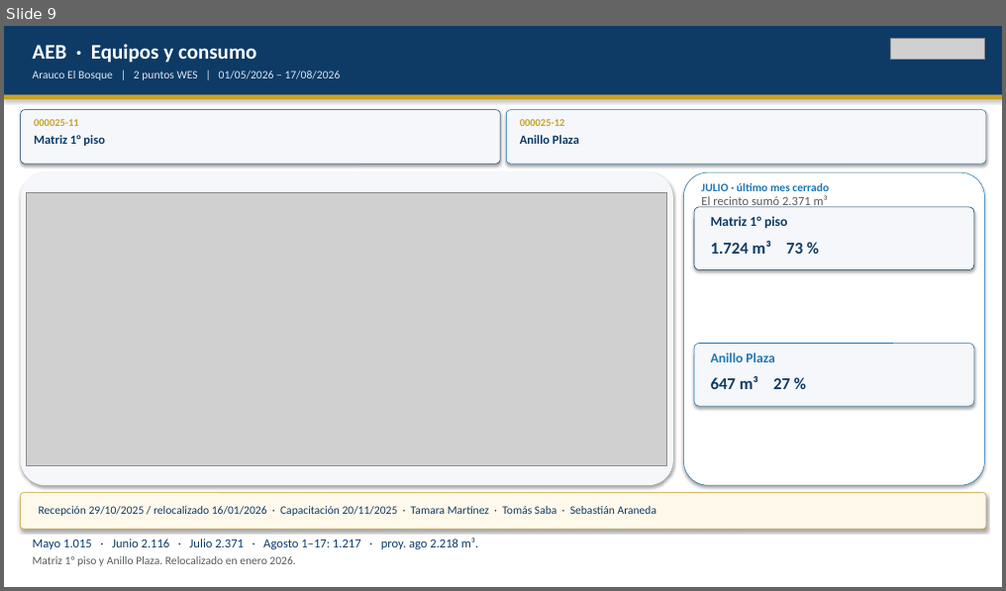
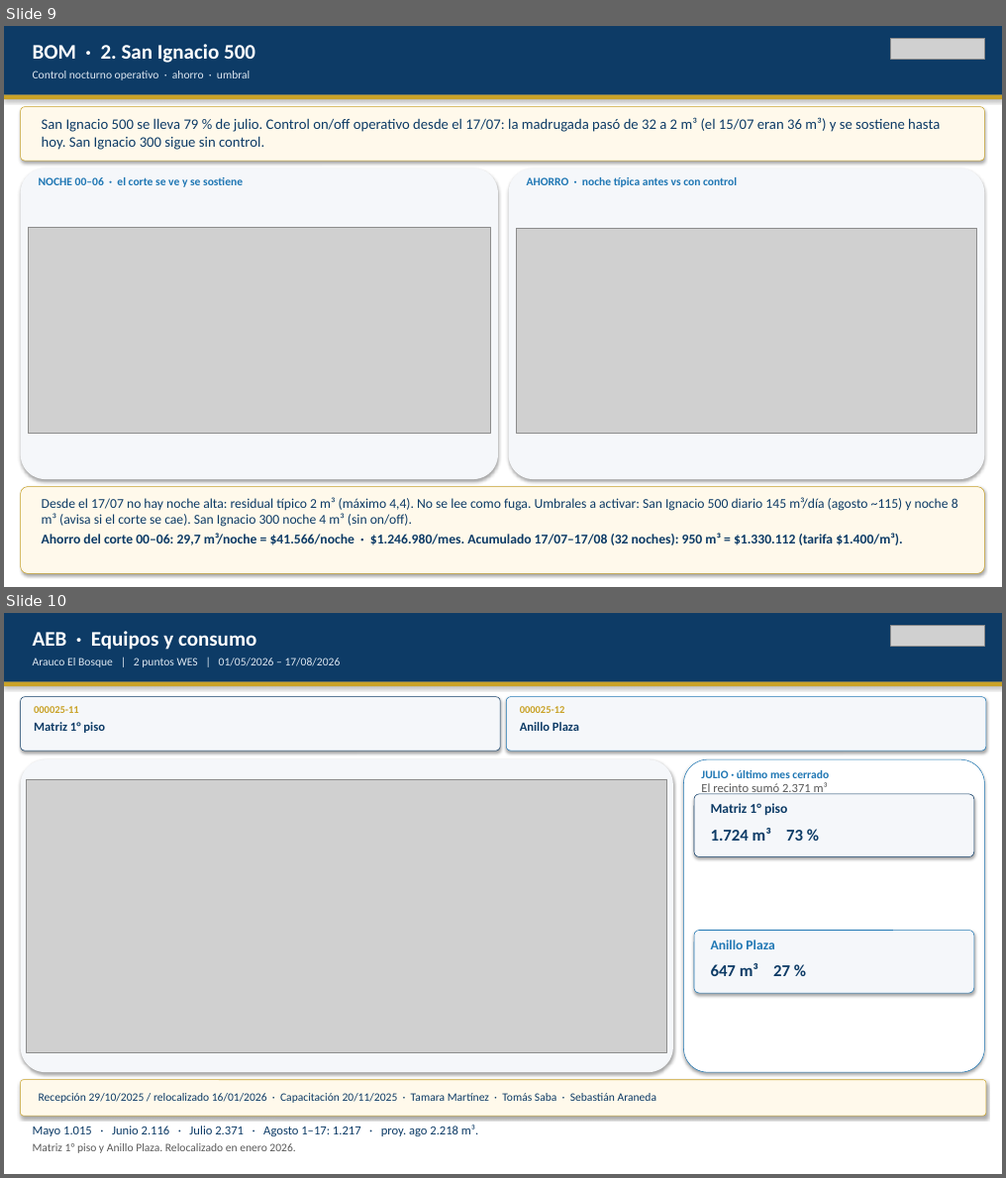
Before and after one commit to anibaloperacionesWes/wes-scripts, a slide deck: reports/Parque_Arauco/TMP_7MALLS/entrega_diego_anibal/Recorrido_ejecutivo_PA_MAE_20260817.pptx. Shown one above the other, each under a label of ours: slide 9 before the commit, slides 9 and 10 after it. The pictures are 1006x591 and 1006x1178 pixels, drawn with LibreOffice and Linux fonts; fonts in the diff are those of the drawing; grey boxes stand for pictures. Boxes give left, top, right and bottom in pixels: in the first picture for what was removed or moved away, otherwise in the second. Text is boxed around its words. In the diff, an @@ line names an element or a change of style, - is before the commit and + after.

```diff
--- a/reports/Parque_Arauco/TMP_7MALLS/entrega_diego_anibal/Recorrido_ejecutivo_PA_MAE_20260817.pptx
+++ b/reports/Parque_Arauco/TMP_7MALLS/entrega_diego_anibal/Recorrido_ejecutivo_PA_MAE_20260817.pptx
@@ slide 9 added at <box>4,26,1002,587</box>, background #FFFFFF @@
@@ rectangle added at <box>4,26,1002,95</box>, fill #0D3B66 @@
@@ text added at <box>33,44,255,63</box>, 20 pt, text #FFFFFF, bold @@
+BOM · 2. San Ignacio 500
@@ picture added at <box>891,38,985,59</box> @@
@@ text added at <box>33,71,250,80</box>, 11 pt, text #DCE6F0 @@
+Control nocturno operativo · ahorro · umbral
@@ rectangle added at <box>4,95,1002,99</box>, fill #C9A227 @@
@@ rounded rectangle added at <box>21,107,985,161</box>, fill #FFF9EB, outline #C9A227 0.5 pt @@
@@ text added at <box>42,117,940,150</box>, 14 pt, text #0D3B66 @@
+San Ignacio 500 se lleva 79 % de julio. Control on/off operativo desde el 17/07: la madrugada pasó de 32 a 2 m³ (el 15/07 eran 36 m³) y se sostiene hasta hoy. San Ignacio 300 sigue sin control.
@@ rounded rectangle added at <box>21,169,498,479</box>, fill #F5F7FA @@
@@ rounded rectangle added at <box>509,169,985,479</box>, fill #F5F7FA @@
@@ text added at <box>39,177,243,187</box>, 11 pt, text #1F77B4, bold @@
+NOCHE 00–06 · el corte se ve y se sostiene
@@ text added at <box>527,177,737,187</box>, 11 pt, text #1F77B4, bold @@
+AHORRO · noche típica antes vs con control
@@ picture added at <box>28,227,491,433</box> @@
@@ picture added at <box>516,228,977,433</box> @@
@@ rounded rectangle added at <box>21,487,985,574</box>, fill #FFF9EB, outline #C9A227 0.5 pt @@
@@ text added at <box>42,497,958,546</box>, 13 pt, text #0D3B66 @@
+Desde el 17/07 no hay noche alta: residual típico 2 m³ (máximo 4,4). No se lee como fuga. Umbrales a activar: San Ignacio 500 diario 145 m³/día (agosto ~115) y noche 8 m³ (avisa si el corte se cae). San Ignacio 300 noche 4 m³ (sin on/off).
+Ahorro del corte 00–06: 29,7 m³/noche = $41.566/noche · $1.246.980/mes. Acumulado 17/07–17/08 (32 noches): 950 m³ = $1.330.112 (tarifa $1.400/m³).
@@ what was slide 9 is now slide 10 @@
```
Also in this commit, not shown: 2 slides changed, 3 other files.
